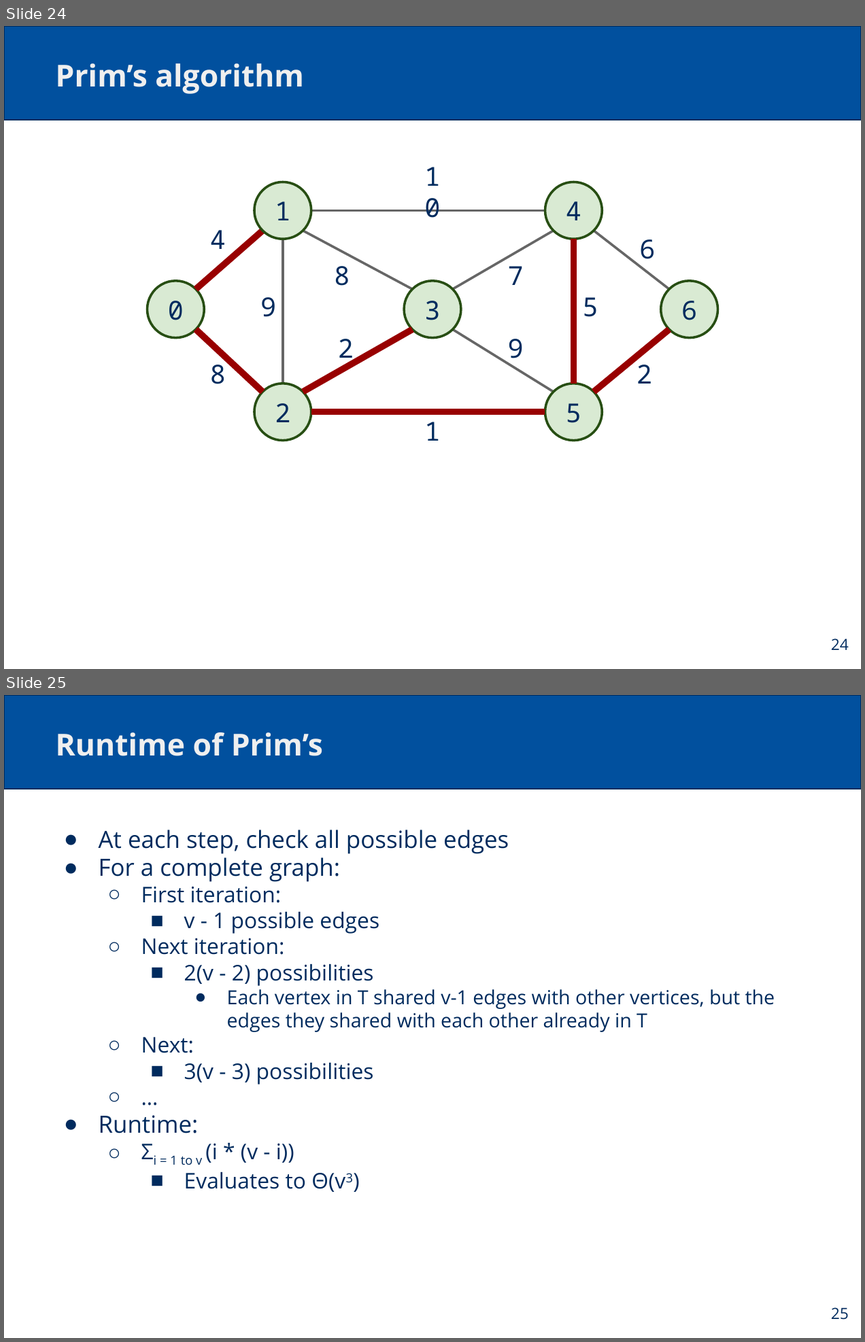
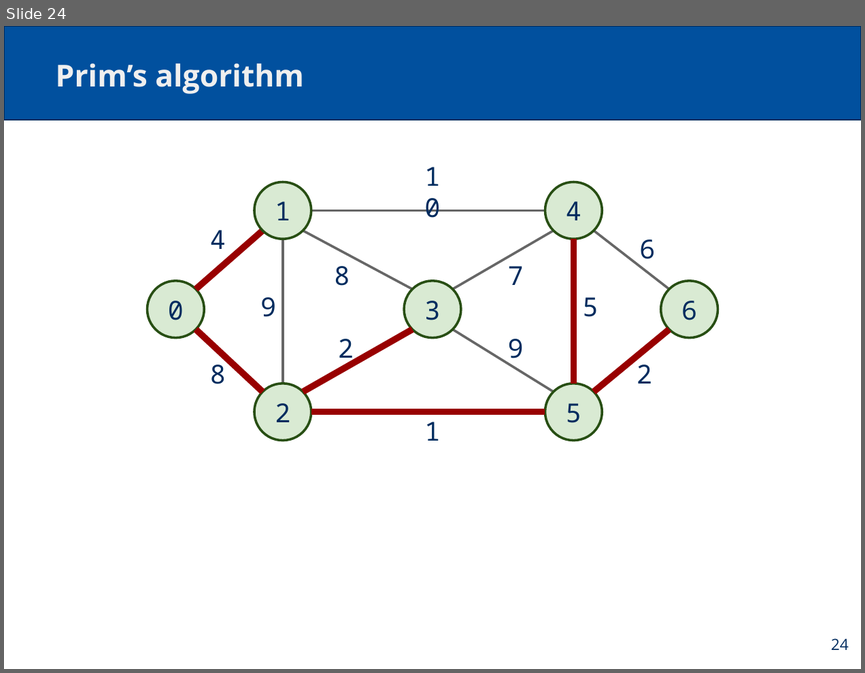
Before and after one commit to cs1501-2224/handouts, a slide deck: DraftSlides/Lecture15.pptx. Shown one above the other, each under a label of ours: slides 24 and 25 before the commit, slide 24 after it. The pictures are 865x1342 and 865x673 pixels, drawn with LibreOffice and Linux fonts; fonts in the diff are those of the drawing. Boxes give left, top, right and bottom in pixels: in the first picture for what was removed or moved away, otherwise in the second. Text is boxed around its words. In the diff, an @@ line names an element or a change of style, - is before the commit and + after.

```diff
--- a/DraftSlides/Lecture15.pptx
+++ b/DraftSlides/Lecture15.pptx
@@ slide 25 removed at box(4, 695, 861, 1338), background #FFFFFF; not listed: 1 template element that a slide beside it also shows @@
@@ title removed at box(56, 732, 323, 756) @@
-Runtime of Prim’s
@@ text removed at box(99, 830, 775, 1192) @@
-● At each step, check all possible edges
-● For a complete graph:
-  ○ First iteration:
-    ■ v - 1 possible edges
-  ○ Next iteration:
-    ■ 2(v - 2) possibilities
-      ● Each vertex in T shared v-1 edges with other vertices, but the edges they shared with each other already in T
-  ○ Next:
-    ■ 3(v - 3) possibilities
-  ○ …
-● Runtime:
-  ○ Σi = 1 to v (i * (v - i))
-    ■ Evaluates to Θ(v3)
@@ page number removed at box(831, 1308, 849, 1320) @@
-25
```
Also in this commit, not shown: 2 slides changed, 9 other slides removed, 1 other file.
